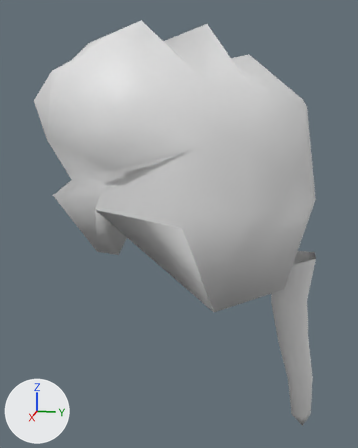
An edit to the glTF model assets/characters/wardrobe/hair/tied.glb, drawn before and after from the same camera.
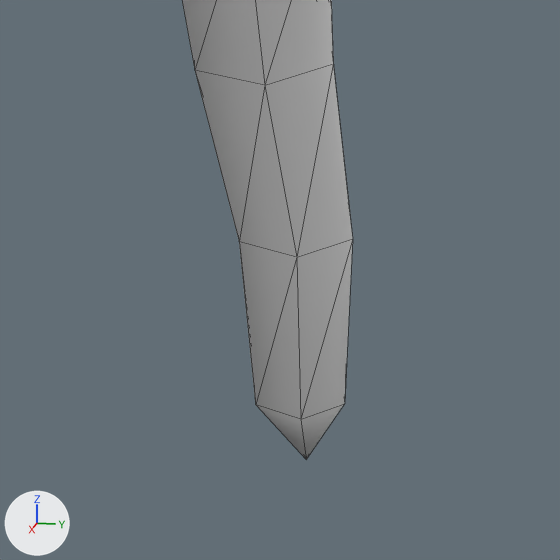
There are two pictures of each version: one whole from a 50 mm camera at (0.366, 0.087, 1.788) aimed at (0.009, 0.016, 1.699), one close up on the part from 66% to 100% of the width and 73% to 100% of the height. Arrows for +X, +Y and +Z are at lower left; the lights stay in place. The first two pictures are the older version. The close-ups show mesh edges as thin lines. Vertices at exactly the same position are counted once.

The first close-up shows 'Hair_tied'.
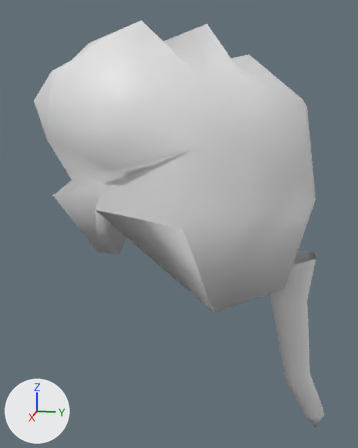
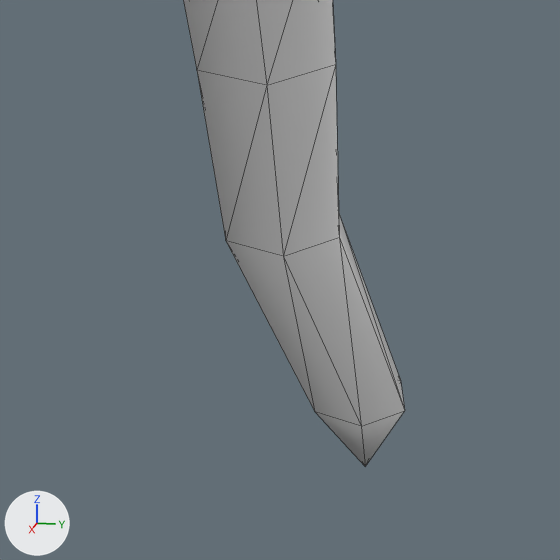
What the commit changed:
me_hair_tied is used by ob_hair_tied; location (0.0, 0.0, 0.0).
me_hair_tied had 117 vertices, 199 faces and spanned x -0.085..0.106, y -0.081..0.122, z 1.533..1.838.
me_hair_tied now has 117 vertices, 199 faces and spans x -0.085..0.106, y -0.081..0.132, z 1.533..1.838.
me_hair_tied part 1: all 6 vertices in x -0.011..0.011, y 0.102..0.121, z 1.577..1.58 are moved by (0.0, -0.002, 0.0).
me_hair_tied part 2: all 7 vertices in x -0.009..0.009, y 0.107..0.122, z 1.533..1.548 are moved by (0.0, 0.01, 0.0).

Where the change shows, as pixel boxes (x1, y1, x2, y2) in the close-ups (560 x 560 px; the box of a moved part takes in the faces that stretch with it):
'Hair_tied', reshaped
    before: (182, 0, 353, 459)
    after: (183, 0, 405, 466)
part 1 of me_hair_tied, moved or reshaped
    before: (195, 64, 353, 419)
    after: (197, 64, 405, 426)
part 2 of me_hair_tied, moved or reshaped
    before: (256, 404, 344, 459)
    after: (316, 411, 404, 466)
